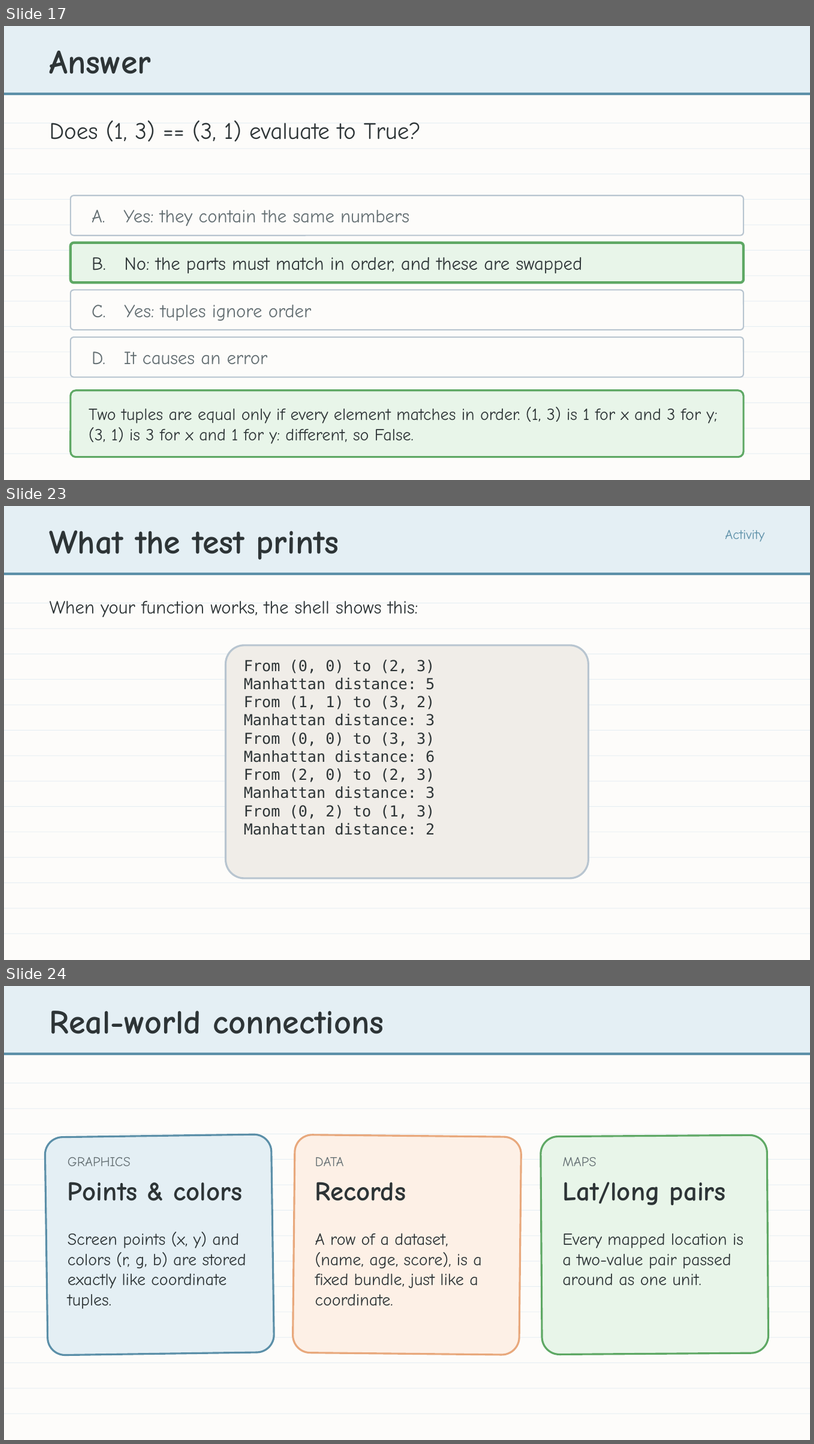
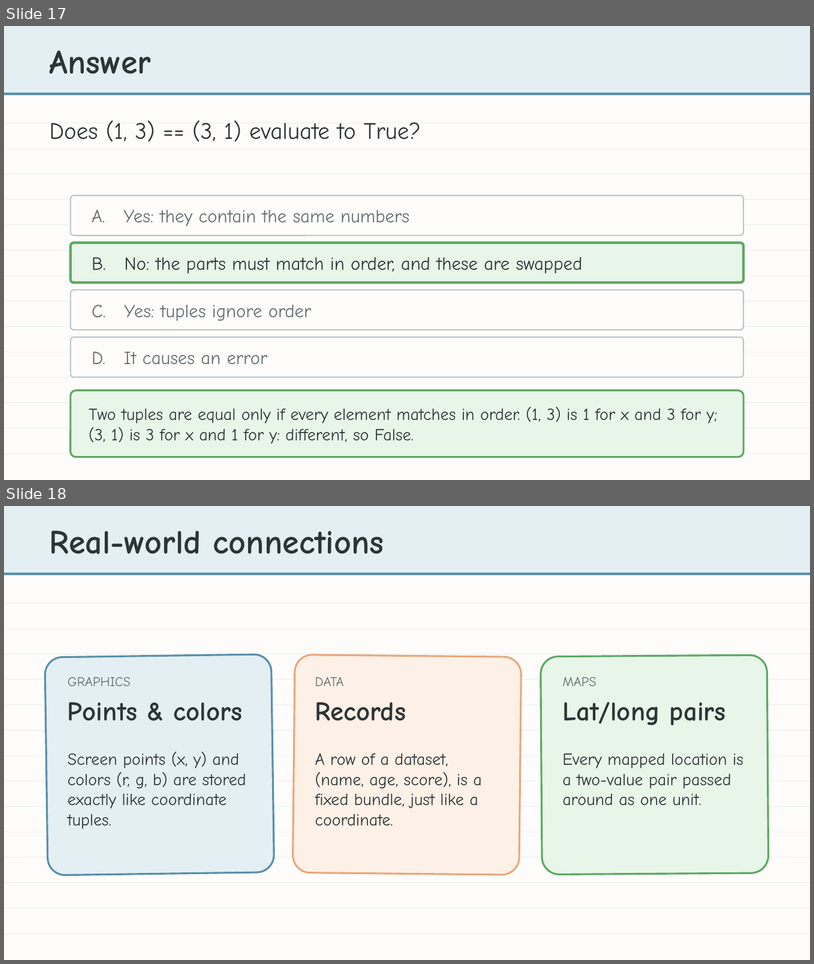
Before and after one commit to bradamiller/LearningPython, a slide deck: static/slides/module-04-manhattan/module-4-lesson-02-tuples.pptx. Shown one above the other, each under a label of ours: slides 17, 23 and 24 before the commit, slides 17 and 18 after it; the slides between them are not shown. The pictures are 814x1444 and 814x964 pixels, drawn with LibreOffice and Linux fonts; fonts in the diff are those of the drawing. Boxes give left, top, right and bottom in pixels: in the first picture for what was removed or moved away, otherwise in the second. Text is boxed around its words. In the diff, an @@ line names an element or a change of style, - is before the commit and + after.

```diff
--- a/static/slides/module-04-manhattan/module-4-lesson-02-tuples.pptx
+++ b/static/slides/module-04-manhattan/module-4-lesson-02-tuples.pptx
@@ slide 23 removed at (4,506,810,960), background #FDFCFA @@
@@ rectangle removed at (4,506,810,573) @@
@@ text removed at (50,530,339,559) @@
-What the test prints
@@ text removed at (725,530,765,541) @@
-Activity
@@ rectangle removed at (4,573,810,575) @@
@@ rectangle removed at (4,603,810,603) @@
@@ text removed at (50,601,419,617) @@
-When your function works, the shell shows this:
@@ rectangle removed at (4,628,810,629) @@
@@ rounded rectangle removed at (226,645,589,878) @@
@@ rectangle removed at (4,654,810,654) @@
@@ text removed at (244,660,435,835) @@
-From (0, 0) to (2, 3)
-Manhattan distance: 5
-From (1, 1) to (3, 2)
-Manhattan distance: 3
-From (0, 0) to (3, 3)
-Manhattan distance: 6
-From (2, 0) to (2, 3)
-Manhattan distance: 3
-From (0, 2) to (1, 3)
-Manhattan distance: 2
@@ rectangle removed at (4,679,810,679) @@
@@ rectangle removed at (4,705,810,705) @@
@@ rectangle removed at (4,730,810,730) @@
@@ rectangle removed at (4,755,810,756) @@
@@ rectangle removed at (4,781,810,781) @@
@@ rectangle removed at (4,806,810,807) @@
@@ rectangle removed at (4,831,810,832) @@
@@ rectangle removed at (4,857,810,858) @@
@@ rectangle removed at (4,882,810,883) @@
@@ rectangle removed at (4,907,810,908) @@
@@ rectangle removed at (4,933,810,934) @@
@@ what was slide 24 is now slide 18 @@
```
Also in this commit, not shown: 1 slide changed, 5 other slides removed, 19 other files.
